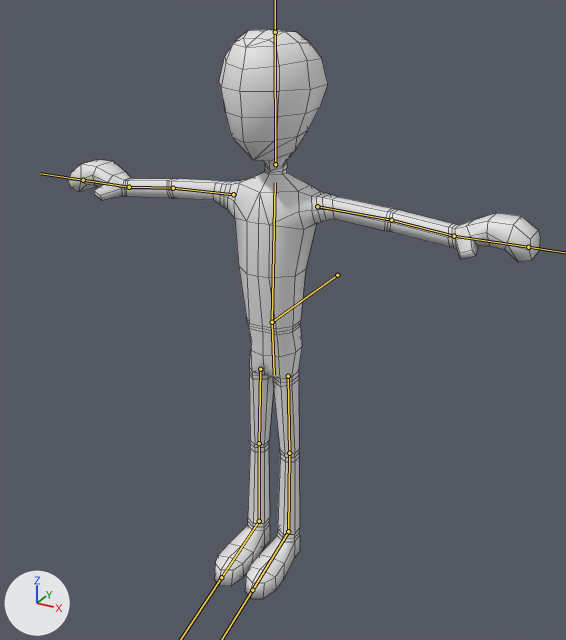
The FBX model UnityProject/Assets/Raw/Graphics/Models/FBX/Actor.fbx: old version first, new version second.
Before and after are seen from a 50 mm camera at (0.00991, -0.01737, 0.01664) aimed at (0.0013, -0.00171, 0.00881). The lights are fixed; the arrows at lower left show +X, +Y and +Z. The bones that bend it are drawn over the model as lines. Mesh edges are drawn as thin lines.

In view in the first picture: 'Actor'.
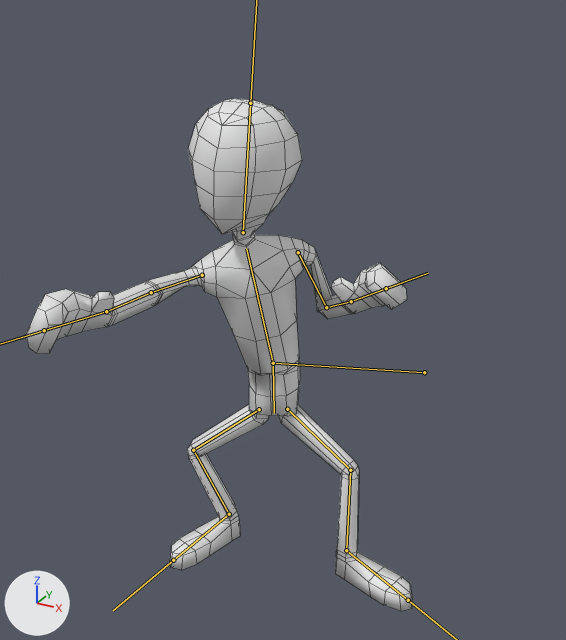
The newer file adds an action. The first version stands in its rest pose; the second is drawn at frame 4 of the action 'Armature|LeftPunch'.

Location of each change, [x1, y1, x2, y2] in pixels of the pictures (566 x 640 px):
'Actor', posed (18% narrower, 10% shorter): before [68, 29, 540, 599]; after [26, 98, 412, 611]
bone 'Root', root to tip: before (337, 275) to (272, 322); after (424, 372) to (273, 363)
bone 'Chest', root to tip: before (272, 322) to (275, 182); after (273, 363) to (246, 248)
bone 'UpperArm.R', root to tip: before (233, 194) to (173, 188); after (202, 275) to (151, 292)
bone 'Head', root to tip: before (275, 164) to (275, 32); after (243, 232) to (250, 103)
bone 'UpperArm.L', root to tip: before (317, 206) to (391, 220); after (298, 252) to (326, 307)
bone 'LowerArm.L', root to tip: before (391, 220) to (454, 236); after (326, 307) to (351, 301)
bone 'Pelvis', root to tip: before (272, 322) to (274, 374); after (273, 363) to (274, 413)
bone 'UpperLeg.R', root to tip: before (260, 369) to (259, 443); after (259, 409) to (193, 450)
bone 'LowerLeg.R', root to tip: before (259, 443) to (259, 521); after (193, 450) to (229, 514)
bone 'Foot.R', root to tip: before (259, 521) to (221, 577); after (229, 514) to (173, 560)
bone 'UpperLeg.L', root to tip: before (288, 376) to (289, 453); after (287, 409) to (350, 470)
bone 'LowerLeg.L', root to tip: before (289, 453) to (288, 531); after (350, 470) to (346, 550)

The change in detail:
Bone 'Root' (bone_root) moves from (0.0, 0.0, 0.0) to (0.402, 0.278, 0.125).
Bone 'Root' (bone_root) turns from (0, 0, 0) to (0, 0, 69) degrees about its own x, y and z.
Bone 'Chest' (bone_chest) turns from (0, 0, 0) to (-31, 111, -44) degrees about its own x, y and z.
Bone 'UpperArm.R' (bone_upperarm_r) turns from (0, 0, 0) to (44, 50, 87) degrees about its own x, y and z.
Bone 'Head' (bone_head) turns from (0, 0, 0) to (-12, -35, -9) degrees about its own x, y and z.
Bone 'UpperArm.L' (bone_upperarm_l) turns from (0, 0, 0) to (74, 1, 12) degrees about its own x, y and z.
Bone 'LowerArm.L' (bone_lowerarm_l) turns from (0, 0, 0) to (-41, 29, 106) degrees about its own x, y and z.
Bone 'Pelvis' (bone_pelvis) turns from (0, 0, 0) to (-80, -87, 83) degrees about its own x, y and z.
Bone 'UpperLeg.R' (bone_upperleg_r) turns from (0, 0, 0) to (51, -4, -3) degrees about its own x, y and z.
Bone 'LowerLeg.R' (bone_lowerleg_r) turns from (0, 0, 0) to (-72, 8, -43) degrees about its own x, y and z.
Bone 'Foot.R' (bone_foot_r) turns from (0, 0, 0) to (20, -7, -4) degrees about its own x, y and z.
Bone 'UpperLeg.L' (bone_upperleg_l) moves from (0.0, 0.0, 0.0) to (0.015, 0.0, 0.008).
Bone 'UpperLeg.L' (bone_upperleg_l) turns from (0, 0, 0) to (-52, -14, 56) degrees about its own x, y and z.
Bone 'LowerLeg.L' (bone_lowerleg_l) turns from (0, 0, 0) to (19, -8, -62) degrees about its own x, y and z.
